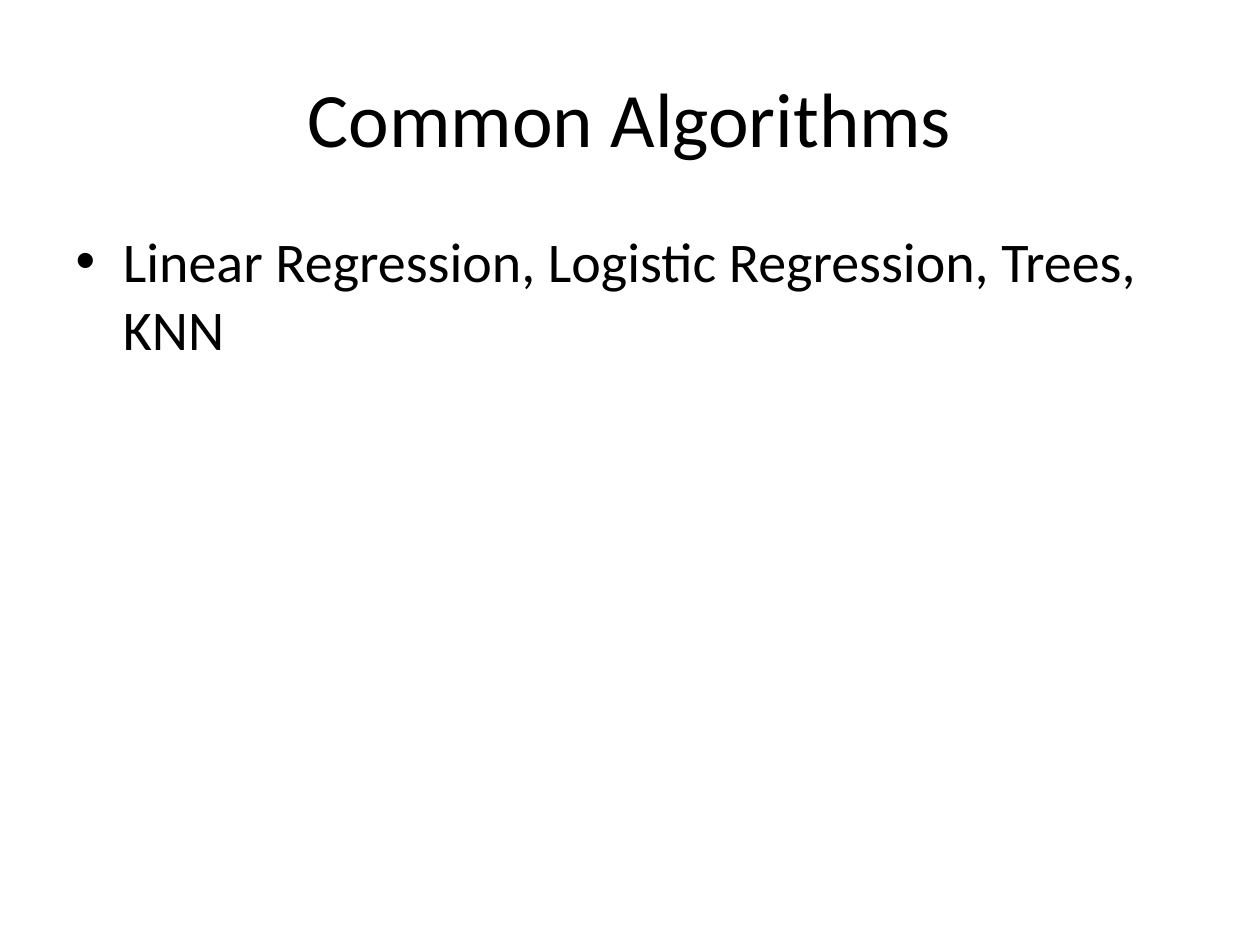
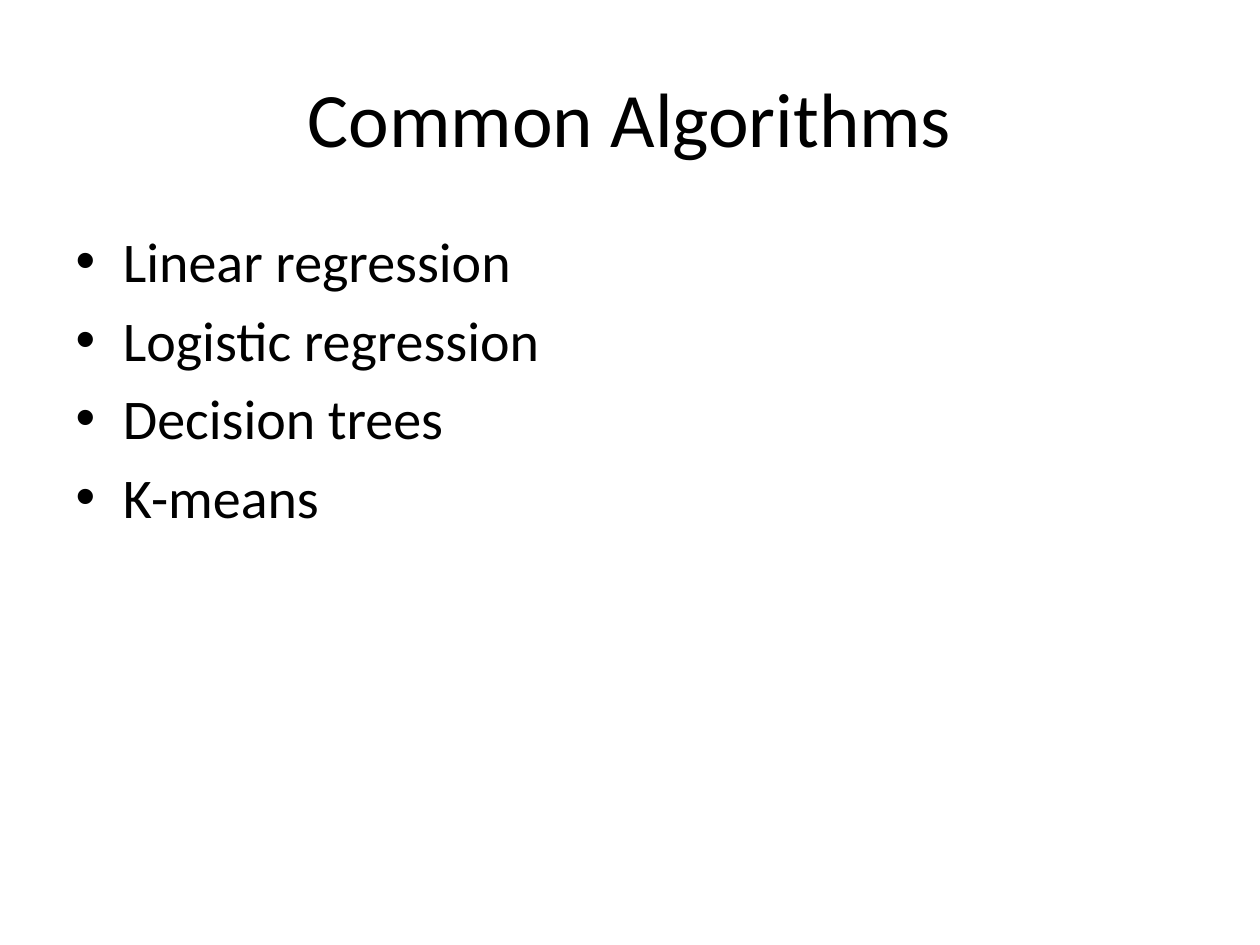
Before and after one commit to mohammadarmaankhan1-boop/my_project, a slide deck: slide 7 of ml_fundamentals.pptx. Drawn at 1260x945 pixels with LibreOffice and Linux fonts; fonts in the diff are those of the drawing. Boxes give left, top, right and bottom in pixels: in the first picture for what was removed or moved away, otherwise in the second. Text is boxed around its words. In the diff, an @@ line names an element or a change of style, - is before the commit and + after.

```diff
--- a/ml_fundamentals.pptx
+++ b/ml_fundamentals.pptx
@@ text at [123, 243, 539, 519]: text changed @@
-• Linear Regression, Logistic Regression, Trees, KNN
+• Linear regression
+• Logistic regression
+• Decision trees
+• K-means
```
Also in this commit, not shown: 7 other slides changed, 2 slides added, 2 slides removed.
